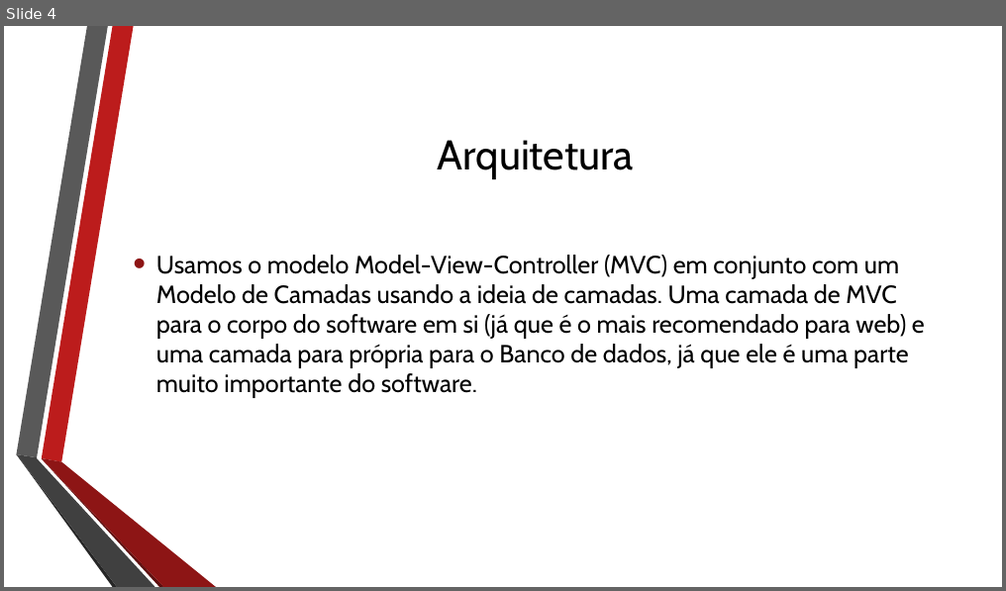
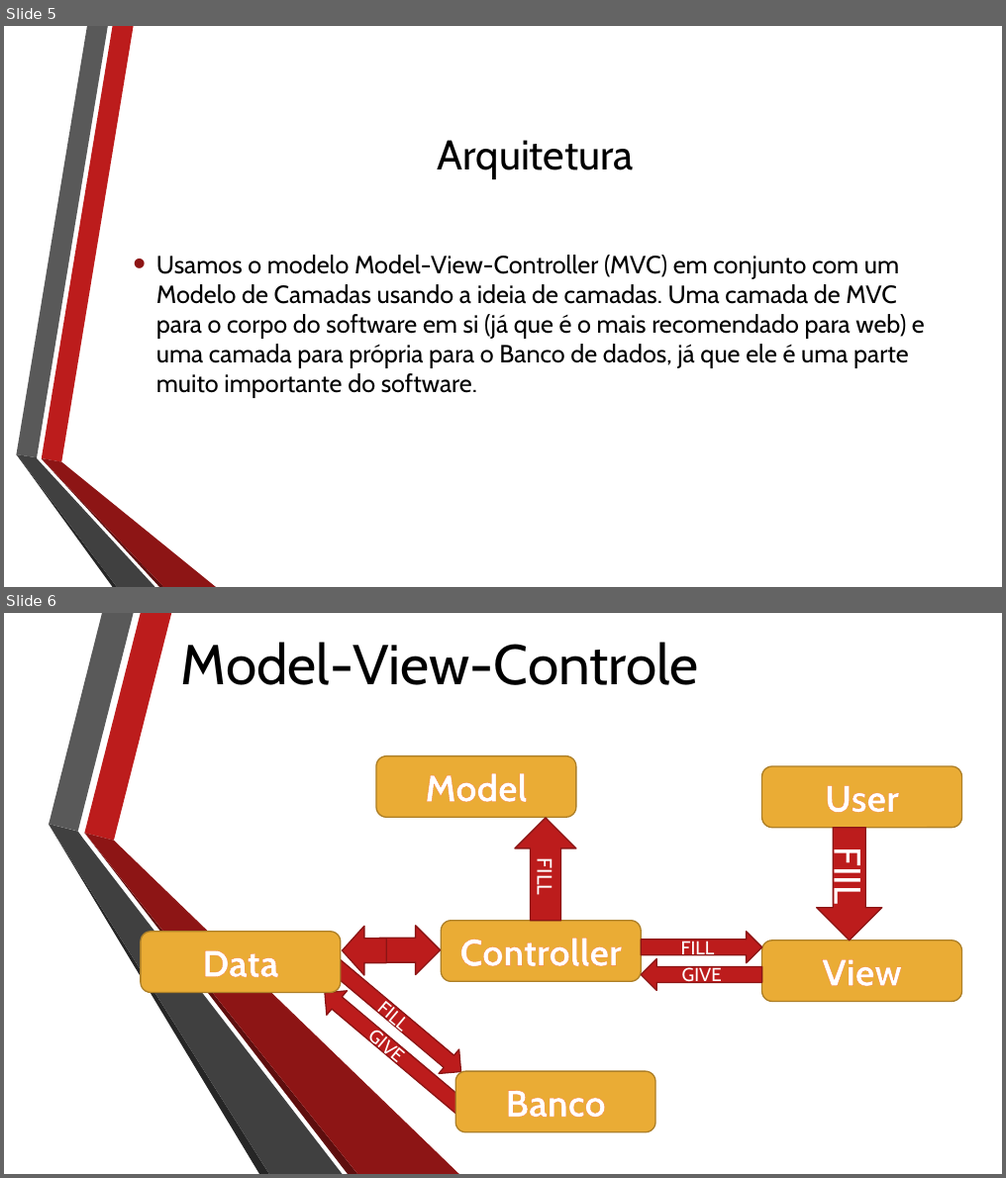
Before and after one commit to redtxai/bellsprout, a slide deck: Documentação/Colheita Urbana.pptx. Shown one above the other, each under a label of ours: slide 4 before the commit, slides 5 and 6 after it. The pictures are 1006x591 and 1006x1178 pixels, drawn with LibreOffice and Linux fonts; fonts in the diff are those of the drawing; background and template pictures are left out. Boxes give left, top, right and bottom in pixels: in the first picture for what was removed or moved away, otherwise in the second. Text is boxed around its words. In the diff, an @@ line names an element or a change of style, - is before the commit and + after.

```diff
--- a/Documentação/Colheita Urbana.pptx
+++ b/Documentação/Colheita Urbana.pptx
@@ slide 6 added at box(4, 613, 1002, 1174), background picture (left out) @@
@@ title added at box(181, 642, 699, 685), 54 pt, text #000000 @@
+Model-View-Controle
@@ rounded rectangle added at box(376, 756, 576, 817), fill #EAAC35, outline #AD7F27 1.25 pt, 36 pt, text #FFFFFF, bold @@
+Model
@@ rounded rectangle added at box(762, 766, 962, 828), fill #EAAC35, outline #AD7F27 1.25 pt, 36 pt, text #FFFFFF, bold @@
+User
@@ down arrow added at box(515, 818, 576, 921), fill #BC1C1C, outline #8B1515 1.25 pt, 20 pt, text #FFFFFF @@
+FILL
@@ group added at box(49, 613, 460, 1174): 6 freeform shapes @@
@@ down arrow added at box(817, 828, 883, 941), fill #BC1C1C, outline #8B1515 1.25 pt, 36 pt, text #FFFFFF @@
+FIIL
@@ rounded rectangle added at box(141, 932, 341, 993), fill #EAAC35, outline #AD7F27 1.25 pt, 36 pt, text #FFFFFF, bold @@
+Data
@@ right arrow added at box(343, 926, 386, 975), fill #BC1C1C, outline #8B1515 1.25 pt @@
@@ right arrow added at box(380, 926, 441, 975), fill #BC1C1C, outline #8B1515 1.25 pt @@
@@ rounded rectangle added at box(442, 921, 642, 982), fill #EAAC35, outline #AD7F27 1.25 pt, 36 pt, text #FFFFFF, bold @@
+Controller
@@ right arrow added at box(642, 932, 762, 963), fill #BC1C1C, outline #8B1515 1.25 pt, 18 pt, text #FFFFFF @@
+FILL
@@ right arrow added at box(324, 953, 471, 1084), fill #BC1C1C, outline #8B1515 1.25 pt, 18 pt, text #FFFFFF @@
+FILL
@@ right arrow added at box(642, 959, 762, 990), fill #BC1C1C, outline #8B1515 1.25 pt @@
@@ text added at box(682, 965, 722, 986), 18 pt, text #FFFFFF @@
+GIVE
@@ rounded rectangle added at box(762, 941, 962, 1002), fill #EAAC35, outline #AD7F27 1.25 pt, 36 pt, text #FFFFFF, bold @@
+View
@@ right arrow added at box(314, 981, 481, 1129), fill #BC1C1C, outline #8B1515 1.25 pt @@
@@ text added at box(339, 1002, 436, 1090), 18 pt, text #FFFFFF @@
+GIVE
@@ rounded rectangle added at box(455, 1072, 655, 1134), fill #EAAC35, outline #AD7F27 1.25 pt, 36 pt, text #FFFFFF, bold @@
+Banco
@@ what was slide 4 is now slide 5 @@
```
Also in this commit, not shown: 3 other slides added.
